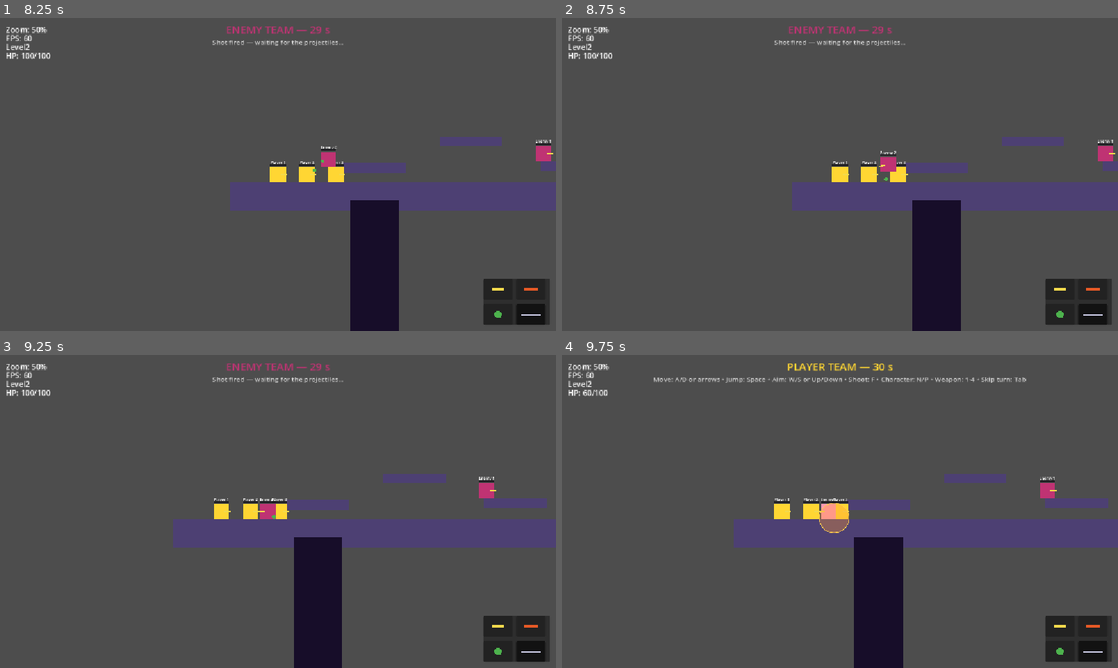
Above: before the commit, frames 1-4 (two rows, left to right).
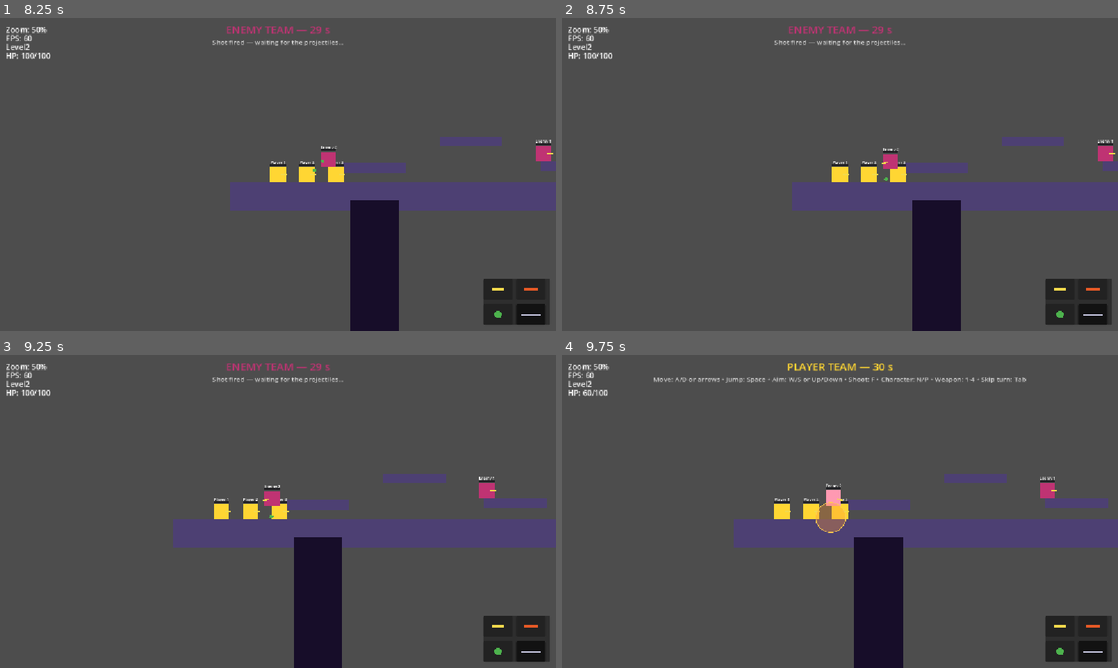
Above: after the commit, the same moments.

Repository: SDVGames-Studio/forms
Game: Godot game, scene res://Main.tscn
The game is run twice, just before and just after one commit, with the same random seed, the same clock (stepped at 60 frames per second) and the same inputs.
Inputs (mouse positions are in pixels of both pictures, inside the frame that each line leads up to):
- Up to frame 1 (8.25 s): click "New game" at 0.5 s; click "Level 2" at 1.25 s; click "Normal" at 2 s; click "Normal" at 2.75 s; click "START" at 3.5 s; click (500, 290) at 4.27 s; click (528, 290) at 5.02 s; click (500, 315) at 5.77 s; click (528, 315) at 6.52 s; tap Enter at 7.25 s; move the mouse to (400, 158) at 7.27 s; hold D (move_right) 7.28-8 s; tap F (shoot) at 7.35 s; click (400, 158) at 7.42 s; tap Space (jump) at 7.52 s; drag from (166, 190) to (250, 237) at 8.02 s
- Up to frame 2 (8.75 s): no input
- Up to frame 3 (9.25 s): move the mouse to (333, 442) at 8.77 s; hold A (move_left) from 8.78 s (still down); hold P (switch_prev) from 8.78 s (still down)
- Up to frame 4 (9.75 s): release A (move_left) at 9.5 s; release P (switch_prev) at 9.5 s; drag from (812, 574) to (673, 464) at 9.52 s

Frame 1 is identical in both runs. In frame 2, 0.1% of the frame differs, in the area x 57-63%, y 41-51%; in frame 3, 0.3%; in frame 4, 0.4%, in the area x 38-89%, y 38-57%.

Commit message:
fix: characters never act as platforms for each other (#155)
platform_floor_layers is limited to terrain (layer 1) on both Player.gd
and Npc.gd, so a walking figure can no longer carry another character
standing on/near it via platform velocity; characters still block each
other (issue #144 behavior unchanged, verified by tests).

Adds tests/test_issue155 regression: no simultaneous player+enemy motion
in Level2 over 45 simulated seconds, and no platform-velocity carry.

Diff:
--- a/Npc.gd
+++ b/Npc.gd
@@ -111,6 +111,9 @@
 	# displace another during its move).
 	collision_layer = 2
 	collision_mask = 1 | 2 | 8
+	# Issue #155: characters are never platforms for each other (see
+	# Player.gd) — a walking figure cannot carry an enemy standing on it.
+	platform_floor_layers = 1
 	if gravity_dir < 0.0:
 		up_direction = Vector2.DOWN
 	if team == "enemy":
--- a/Player.gd
+++ b/Player.gd
@@ -73,6 +73,10 @@
 	# one character must not move or displace another during its move).
 	collision_layer = 8
 	collision_mask = 1 | 2 | 8
+	# Issue #155: a character must never be carried by another character —
+	# only terrain (layer 1) acts as a platform, so a walking figure cannot
+	# drag a rider standing on it (characters still block each other).
+	platform_floor_layers = 1
 	_apply_team_color()
 	_build_health_bar()
 	set_controlled(controlled)
--- /dev/null
+++ b/tests/test_issue155.gd
@@ -0,0 +1,115 @@
+extends Node
+## Regression test for issue #155: moving the player's character must never
+## move an enemy character.
+##
+## Two checks:
+##  1. Gameplay: in Level2, with a player turn active and a move action
+##     held for 45 simulated seconds (spanning several turns), the player
+##     and Enemy 2 must never move on the same physics frame.
+##  2. Physics mechanism: a CharacterBody2D standing on a walking
+##     CharacterBody2D must not be carried along — characters are never
+##     platforms for each other (platform_floor_layers = terrain only).
+##
+## Run headless: godot --headless res://tests/test_issue155.tscn
+## Exit code 0 = pass.
+
+func _ready() -> void:
+	var ok := true
+	ok = await _check_gameplay() and ok
+	ok = await _check_no_carry() and ok
+	print("ISSUE155 ALL_OK=", ok)
+	get_tree().quit(0 if ok else 1)
+
+
+func _check_gameplay() -> bool:
+	var level: Node = load("res://Level2.tscn").instantiate()
+	add_child(level)
+	for i in 10:
+		await get_tree().physics_frame
+	var player: CharacterBody2D = level.get_node("Player")
+	var enemy2: CharacterBody2D = level.get_node("Npc2")
+	TurnController._begin_turn(TurnController.TEAM_PLAYER)
+	for i in 5:
+		await get_tree().physics_frame
+	var last_p: float = player.global_position.x
+	var last_e: float = enemy2.global_position.x
+	var sync_frames := 0
+	var player_moved := false
+	Input.action_press("move_right")
+	for i in 2700:  # 45 simulated seconds — spans several turns.
+		await get_tree().physics_frame
+		var p: float = player.global_position.x
+		var e: float = enemy2.global_position.x
+		if absf(p - last_p) > 0.05:
+			player_moved = true
+			if absf(e - last_e) > 0.05:
+				sync_frames += 1
+		last_p = p
+		last_e = e
+	Input.action_release("move_right")
+	level.queue_free()
+	var ok := player_moved and sync_frames == 0
+	print("ISSUE155 gameplay: player_moved=", player_moved,
+		" sync_frames=", sync_frames, " ok=", ok)
+	return ok
+
+
+func _check_no_carry() -> bool:
+	# Minimal mechanism check: a box rider standing on a walking box body
+	# must not inherit its platform velocity (pre-fix it was carried).
+	var ground := StaticBody2D.new()
+	ground.collision_layer = 1
+	var gshape := CollisionShape2D.new()
+	var gbox := RectangleShape2D.new()
+	gbox.size = Vector2(4000, 100)
+	gshape.shape = gbox
+	ground.add_child(gshape)
+	ground.position = Vector2(1000, 600)
+	add_child(ground)
+
+	var mover := CharacterBody2D.new()
+	mover.collision_layer = 8
+	mover.collision_mask = 1 | 8
+	var ms := CollisionShape2D.new()
+	var mbox := RectangleShape2D.new()
+	mbox.size = Vector2(48, 64)
+	ms.shape = mbox
+	mover.add_child(ms)
+	mover.position = Vector2(500, 500)
+	add_child(mover)
+
+	var rider := CharacterBody2D.new()
+	rider.collision_layer = 2
+	rider.collision_mask = 1 | 2 | 8
+	var rs := CollisionShape2D.new()
+	var rbox := RectangleShape2D.new()
+	rbox.size = Vector2(48, 64)
+	rs.shape = rbox
+	rider.add_child(rs)
+	rider.position = Vector2(500, 434)
+	add_child(rider)
+	# Same policy as Player.gd / Npc.gd since issue #155.
+	mover.platform_floor_layers = 1
+	rider.platform_floor_layers = 1
+
+	for i in 20:
+		await get_tree().physics_frame
+	var s_m: float = mover.global_position.x
+	var s_r: float = rider.global_position.x
+	for i in 60:
+		mover.velocity.x = 320.0
+		mover.move_and_slide()
+		if not rider.is_on_floor():
+			rider.velocity.y += 1200.0 * get_physics_process_delta_time()
+		else:
+			rider.velocity.y = 0.0
+		rider.velocity.x = 0.0
+		rider.move_and_slide()
+		await get_tree().physics_frame
+	var carried: bool = absf(rider.global_position.x - s_r) > 1.0 \
+		and mover.global_position.x - s_m > 100.0
+	print("ISSUE155 no_carry: mover_dx=", mover.global_position.x - s_m,
+		" rider_dx=", rider.global_position.x - s_r, " ok=", not carried)
+	mover.queue_free()
+	rider.queue_free()
+	return not carried
--- /dev/null
+++ b/tests/test_issue155.tscn
@@ -0,0 +1,6 @@
+[gd_scene load_steps=2 format=3 uid="uid://test155sync"]
+
+[ext_resource type="Script" path="res://tests/test_issue155.gd" id="1_test"]
+
+[node name="TestIssue155" type="Node"]
+script = ExtResource("1_test")
